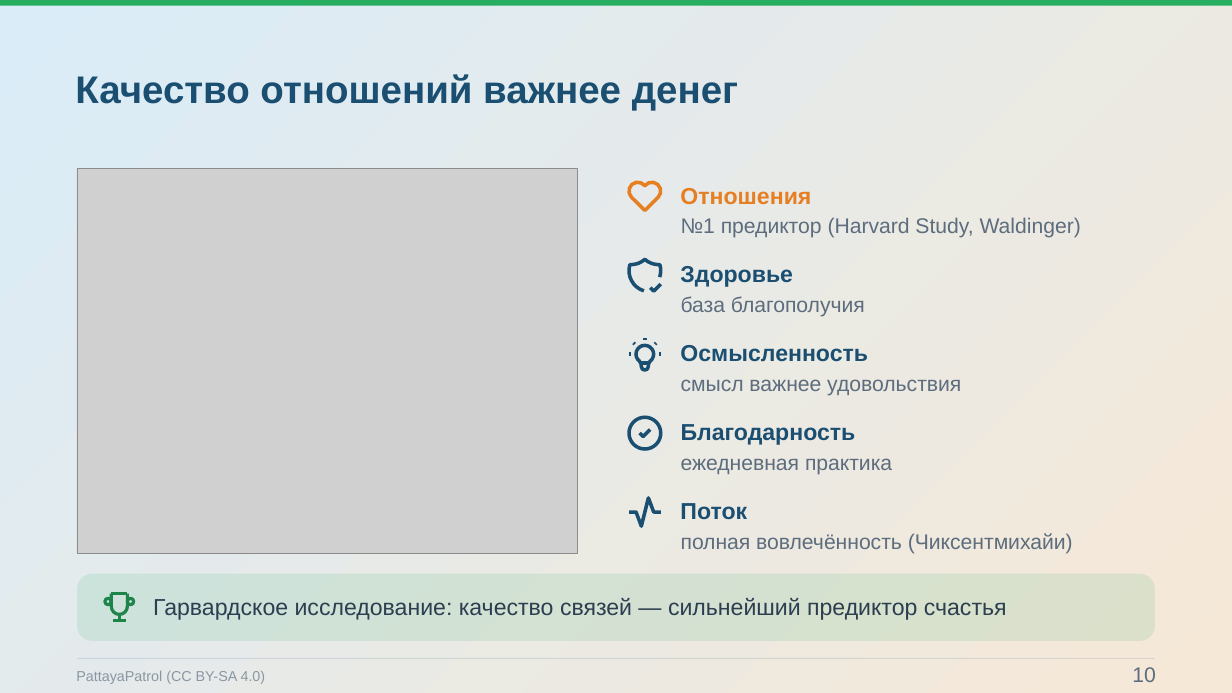
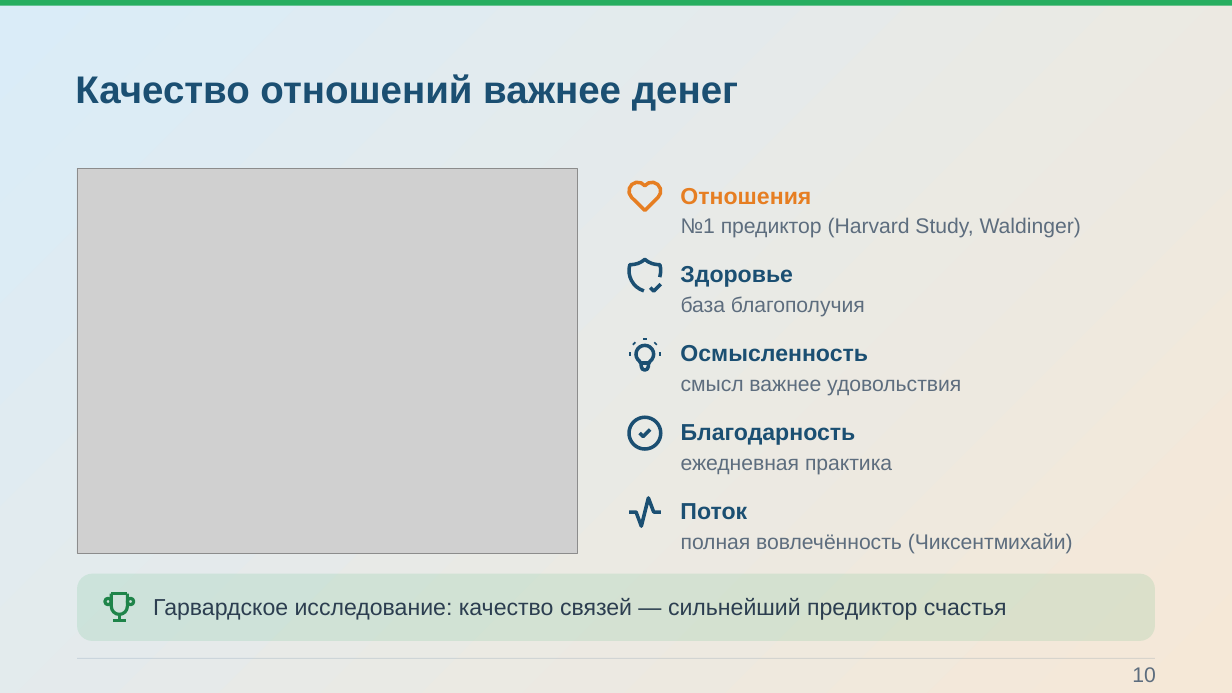
Before and after one commit to Pavel1778/Presentation-happy, a slide deck: slide 10 of Konceptsiya_schastya_static.pptx. Drawn at 1232x693 pixels with LibreOffice and Linux fonts; fonts in the diff are those of the drawing; grey boxes stand for pictures; background and template pictures are left out. Boxes give left, top, right and bottom in pixels: in the first picture for what was removed or moved away, otherwise in the second. Text is boxed around its words. In the diff, an @@ line names an element or a change of style, - is before the commit and + after.

```diff
--- a/Konceptsiya_schastya_static.pptx
+++ b/Konceptsiya_schastya_static.pptx
@@ text removed at (76, 671, 266, 684) @@
-PattayaPatrol (CC BY-SA 4.0)
```
Also in this commit, not shown: 10 other slides changed, 37 other files.
